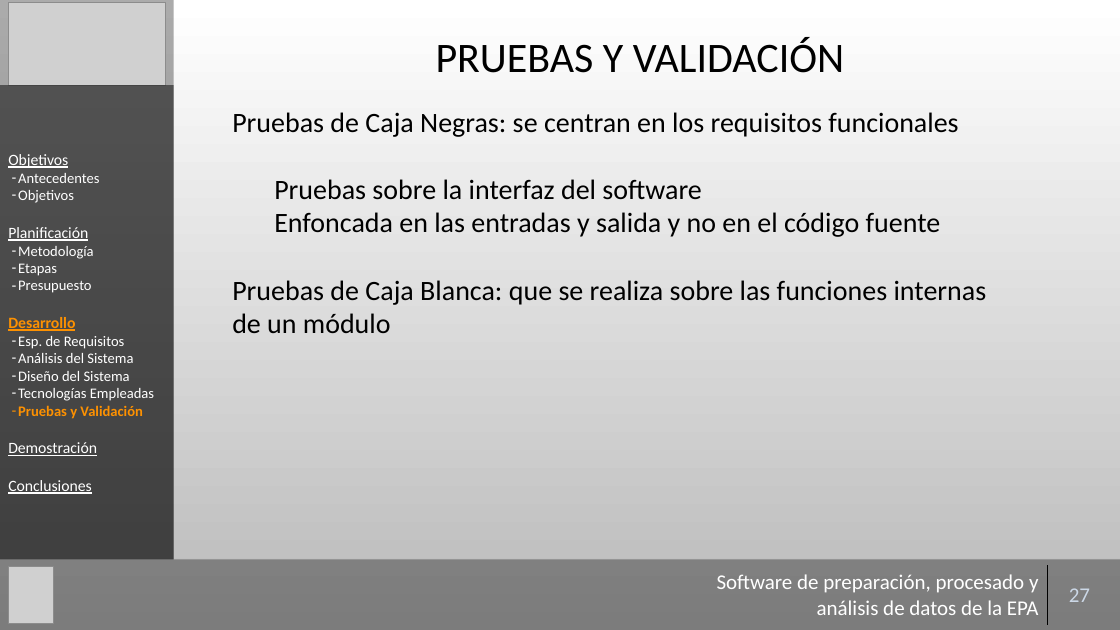
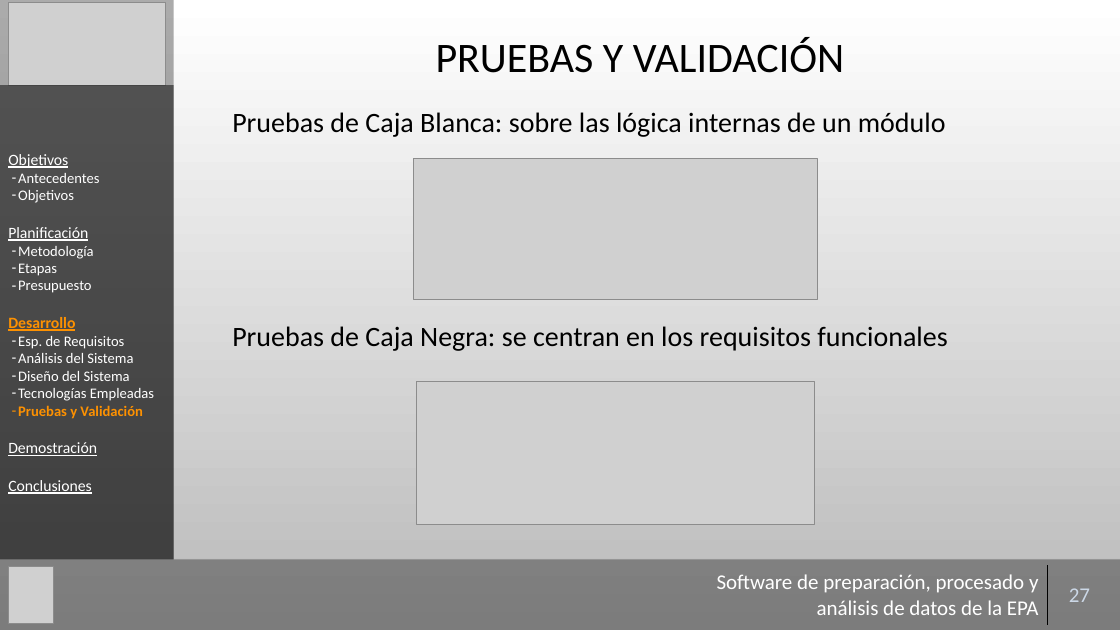
Before and after one commit to Gaulent/epa_explorer, a slide deck: slide 27 of mem/presentacion.pptx. Drawn at 1120x630 pixels with LibreOffice and Linux fonts; fonts in the diff are those of the drawing; grey boxes stand for pictures; background and template pictures are left out. Boxes give left, top, right and bottom in pixels: in the first picture for what was removed or moved away, otherwise in the second. Text is boxed around its words. In the diff, an @@ line names an element or a change of style, - is before the commit and + after.

```diff
--- a/mem/presentacion.pptx
+++ b/mem/presentacion.pptx
@@ text at [232, 112, 946, 137]: text changed @@
-Pruebas de Caja Negras: se centran en los requisitos funcionales
-  Pruebas sobre la interfaz del software
-  Enfoncada en las entradas y salida y no en el código fuente
-Pruebas de Caja Blanca: que se realiza sobre las funciones internas de un módulo
+Pruebas de Caja Blanca: sobre las lógica internas de un módulo
@@ picture added at [414, 159, 818, 300] @@
@@ text added at [232, 326, 947, 351], 24 pt, text #000000 @@
+Pruebas de Caja Negra: se centran en los requisitos funcionales
@@ picture added at [417, 382, 814, 525] @@
```
Also in this commit, not shown: 17 other slides changed, 1 slide added, 2 other files.
